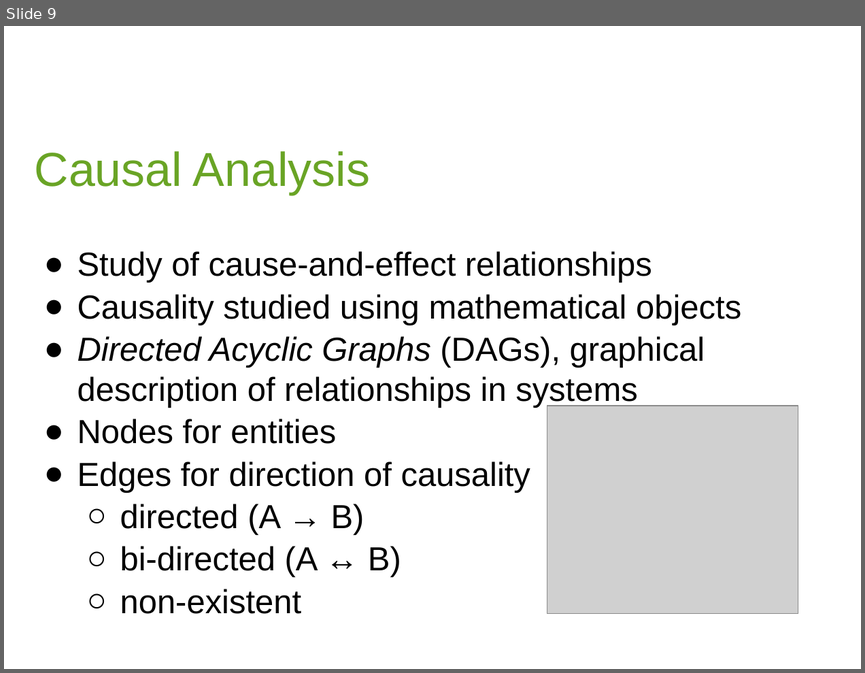
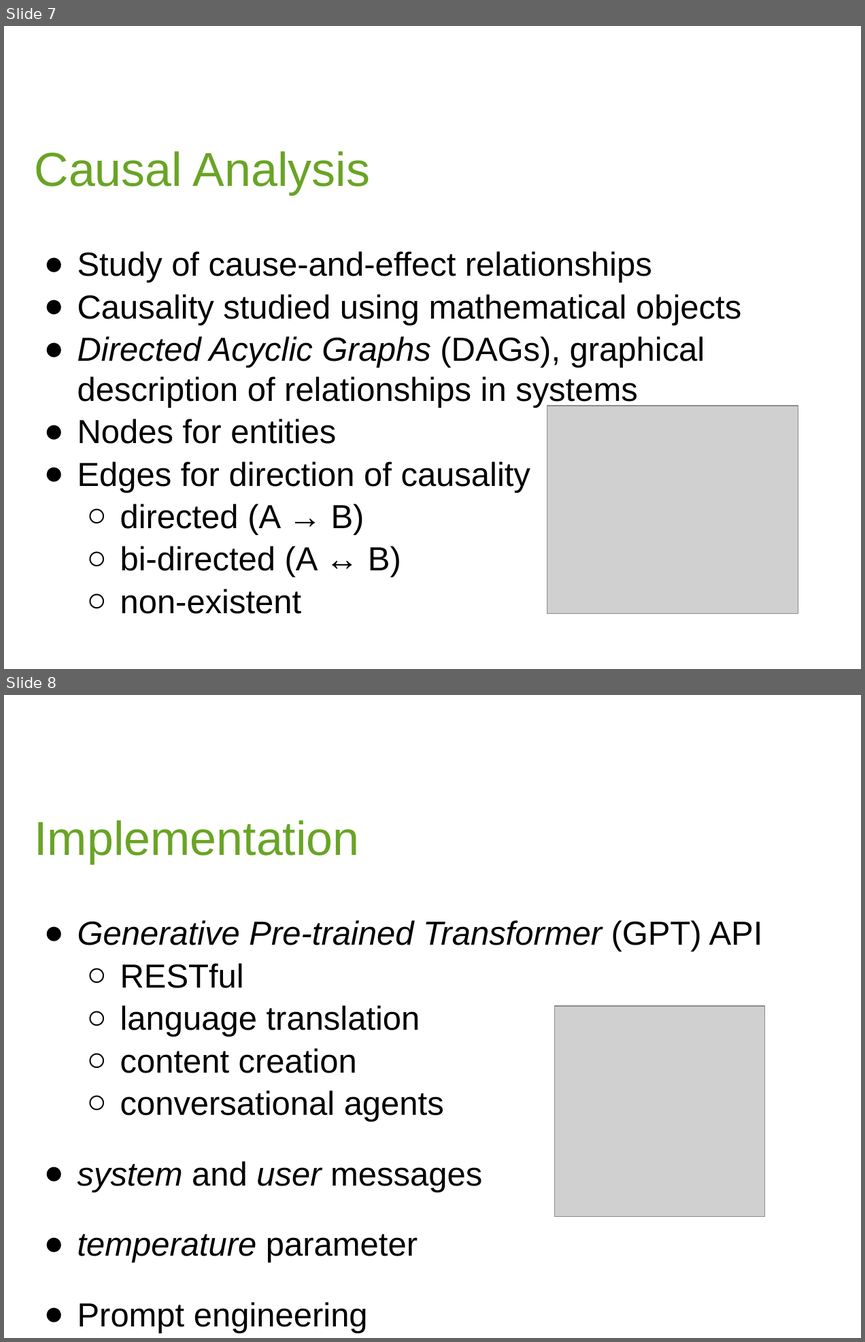
Before and after one commit to Pikerozzo/causal-llms, a slide deck: docs/PRES_PIQUE.pptx. Shown one above the other, each under a label of ours: slide 9 before the commit, slides 7 and 8 after it. The pictures are 865x673 and 865x1342 pixels, drawn with LibreOffice and Linux fonts; fonts in the diff are those of the drawing; grey boxes stand for pictures; background and template pictures are left out. Boxes give left, top, right and bottom in pixels: in the first picture for what was removed or moved away, otherwise in the second. Text is boxed around its words. In the diff, an @@ line names an element or a change of style, - is before the commit and + after.

```diff
--- a/docs/PRES_PIQUE.pptx
+++ b/docs/PRES_PIQUE.pptx
@@ slide 8 added at [4,695,861,1338], background #FFFFFF @@
@@ text added at [35,820,360,864], 40 pt, text #69A425 @@
+Implementation
@@ text added at [77,920,763,1262], 28 pt, text #000000 @@
+● Generative Pre-trained Transformer (GPT) API
+  ○ RESTful
+  ○ language translation
+  ○ content creation
+  ○ conversational agents
+● system and user messages
+● temperature parameter
+● Prompt engineering
@@ picture added at [554,1006,765,1217] @@
@@ what was slide 9 is now slide 7 @@
```
Also in this commit, not shown: 3 slides changed, 15 other slides added, 6 slides removed, 59 other files.
